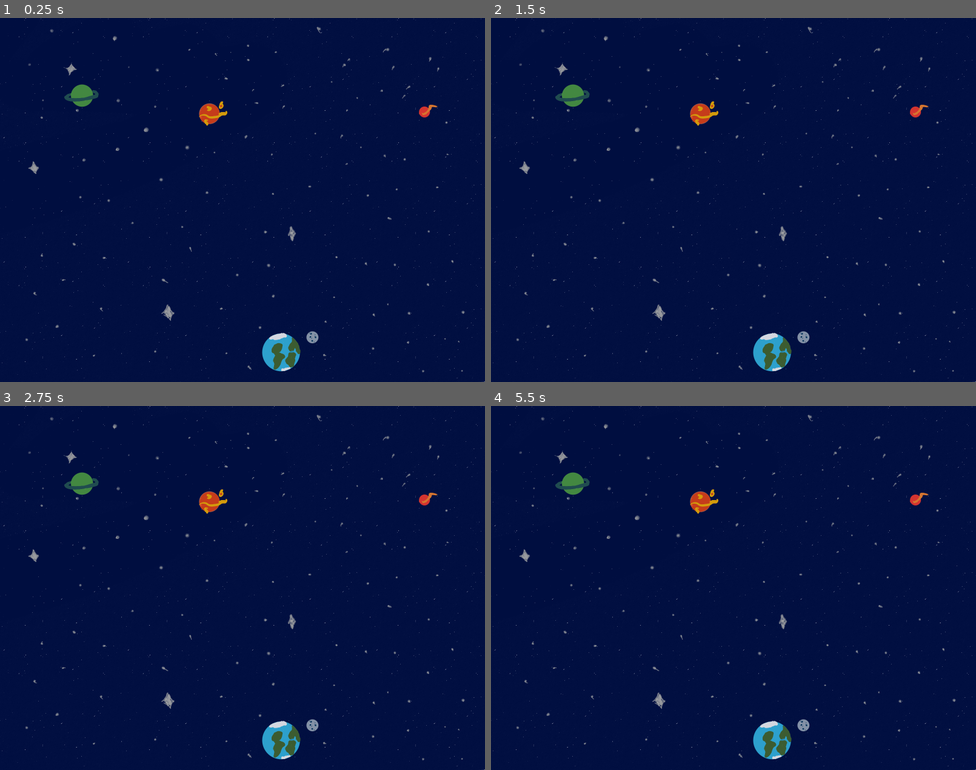
Above: before the commit, frames 1-4 (two rows, left to right).
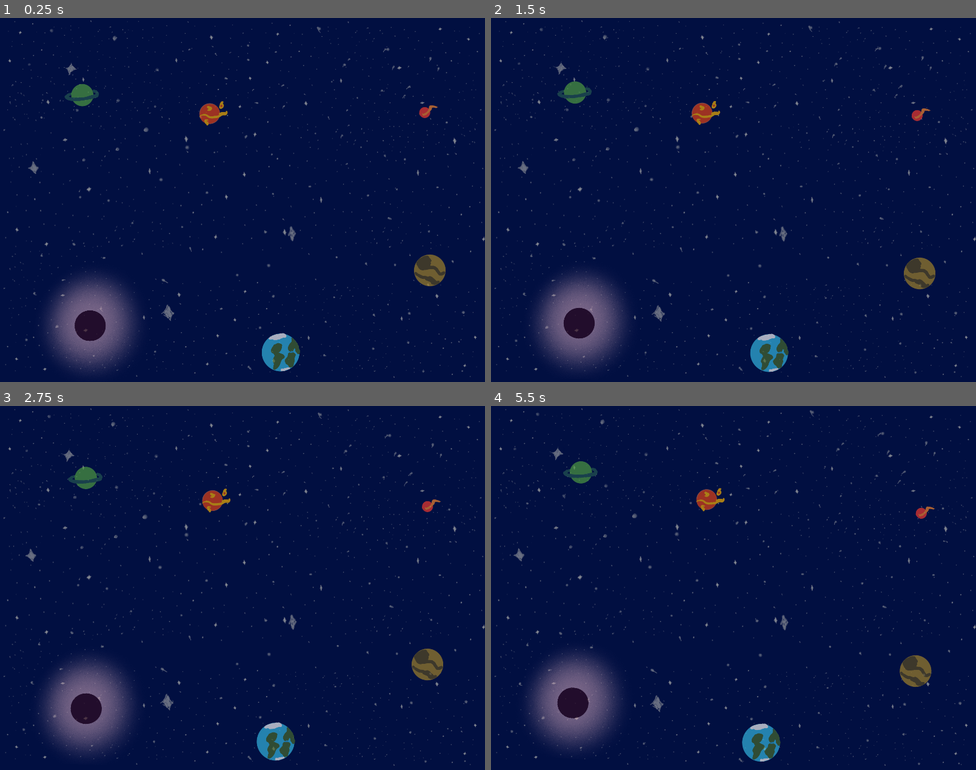
Above: after the commit, the same moments.

Repository: Goonie19/TherapySunProject
Game: Godot game, scene res://scenes/game_scene.tscn
Same seed, same stepped clock (60 frames per second), same inputs: the game is played once before the commit and once after it. This scene is started directly instead of the project's main scene.
Inputs:
- Up to frame 1 (0.25 s): no input
- Up to frame 2 (1.5 s): no input
- Up to frame 3 (2.75 s): no input
- Up to frame 4 (5.5 s): no input

The runs differ from the first frame. In frame 1, 6.3% of the frame differs, in the area x 0-100%, y 0-100%; in frame 2, 6.9%; in frame 3, 7.2%; in frame 4, 7.7%.

Commit message:
animated bg

Diff:
--- a/scenes/bg_scene.tscn
+++ b/scenes/bg_scene.tscn
@@ -1,9 +1,103 @@
-[gd_scene load_steps=2 format=3 uid="uid://8hdfssgd8ppm"]
+[gd_scene load_steps=10 format=3 uid="uid://8hdfssgd8ppm"]
 
 [ext_resource type="Texture2D" uid="uid://bpwy5tjjg0d7s" path="res://assets/Sun therapy bg.png" id="1_kj5pb"]
+[ext_resource type="Texture2D" uid="uid://c7iffw77o3pih" path="res://assets/Stars_moving.png" id="2_f10hc"]
+[ext_resource type="Texture2D" uid="uid://ds51nudkh14i" path="res://assets/Planets moving.png" id="3_ymcob"]
+
+[sub_resource type="Animation" id="Animation_ymcob"]
+resource_name = "Idle"
+length = 480.0
+loop_mode = 1
+tracks/0/type = "value"
+tracks/0/imported = false
+tracks/0/enabled = true
+tracks/0/path = NodePath("Moving Stars:scale")
+tracks/0/interp = 1
+tracks/0/loop_wrap = true
+tracks/0/keys = {
+"times": PackedFloat32Array(0, 20.3, 40, 60, 80, 100, 120, 140, 160, 180, 200, 220, 240, 260, 280, 300, 320, 340, 360, 380, 400, 420, 440, 460, 480),
+"transitions": PackedFloat32Array(1, 1, 1, 1, 1, 1, 1, 1, 1, 1, 1, 1, 1, 1, 1, 1, 1, 1, 1, 1, 1, 1, 1, 1, 1),
+"update": 0,
+"values": [Vector2(0.5, 0.5), Vector2(0.55, 0.55), Vector2(0.5, 0.5), Vector2(0.55, 0.55), Vector2(0.5, 0.5), Vector2(0.55, 0.55), Vector2(0.5, 0.5), Vector2(0.55, 0.55), Vector2(0.5, 0.5), Vector2(0.55, 0.55), Vector2(0.5, 0.5), Vector2(0.55, 0.55), Vector2(0.5, 0.5), Vector2(0.55, 0.55), Vector2(0.5, 0.5), Vector2(0.55, 0.55), Vector2(0.5, 0.5), Vector2(0.55, 0.55), Vector2(0.5, 0.5), Vector2(0.55, 0.55), Vector2(0.5, 0.5), Vector2(0.55, 0.55), Vector2(0.5, 0.5), Vector2(0.55, 0.55), Vector2(0.5, 0.5)]
+}
+tracks/1/type = "value"
+tracks/1/imported = false
+tracks/1/enabled = true
+tracks/1/path = NodePath("Planets:rotation")
+tracks/1/interp = 1
+tracks/1/loop_wrap = true
+tracks/1/keys = {
+"times": PackedFloat32Array(0, 480),
+"transitions": PackedFloat32Array(1, 1),
+"update": 0,
+"values": [0.0, 6.28319]
+}
+
+[sub_resource type="Animation" id="Animation_1qx0h"]
+length = 0.001
+tracks/0/type = "value"
+tracks/0/imported = false
+tracks/0/enabled = true
+tracks/0/path = NodePath("Moving Stars:scale")
+tracks/0/interp = 1
+tracks/0/loop_wrap = true
+tracks/0/keys = {
+"times": PackedFloat32Array(0),
+"transitions": PackedFloat32Array(1),
+"update": 0,
+"values": [Vector2(0.5, 0.5)]
+}
+tracks/1/type = "value"
+tracks/1/imported = false
+tracks/1/enabled = true
+tracks/1/path = NodePath("Planets:rotation")
+tracks/1/interp = 1
+tracks/1/loop_wrap = true
+tracks/1/keys = {
+"times": PackedFloat32Array(0),
+"transitions": PackedFloat32Array(1),
+"update": 0,
+"values": [0.0]
+}
+
+[sub_resource type="AnimationLibrary" id="AnimationLibrary_1qx0h"]
+_data = {
+&"Idle": SubResource("Animation_ymcob"),
+&"RESET": SubResource("Animation_1qx0h")
+}
+
+[sub_resource type="AnimationNodeAnimation" id="AnimationNodeAnimation_ymcob"]
+animation = &"Idle"
+
+[sub_resource type="AnimationNodeStateMachineTransition" id="AnimationNodeStateMachineTransition_1qx0h"]
+advance_mode = 2
+
+[sub_resource type="AnimationNodeStateMachine" id="AnimationNodeStateMachine_n2wej"]
+states/Idle/node = SubResource("AnimationNodeAnimation_ymcob")
+states/Idle/position = Vector2(308, 127)
+transitions = ["Start", "Idle", SubResource("AnimationNodeStateMachineTransition_1qx0h")]
 
 [node name="BgScene" type="Node2D"]
 
 [node name="SunTherapyBg" type="Sprite2D" parent="."]
 scale = Vector2(0.5, 0.5)
 texture = ExtResource("1_kj5pb")
+
+[node name="Moving Stars" type="Sprite2D" parent="."]
+modulate = Color(1, 1, 1, 0.685)
+scale = Vector2(0.5, 0.5)
+texture = ExtResource("2_f10hc")
+
+[node name="Planets" type="Sprite2D" parent="."]
+modulate = Color(1, 1, 1, 0.79)
+scale = Vector2(0.5, 0.5)
+texture = ExtResource("3_ymcob")
+
+[node name="AnimationPlayer" type="AnimationPlayer" parent="."]
+libraries = {
+&"": SubResource("AnimationLibrary_1qx0h")
+}
+
+[node name="AnimationTree" type="AnimationTree" parent="."]
+tree_root = SubResource("AnimationNodeStateMachine_n2wej")
+anim_player = NodePath("../AnimationPlayer")
Binary file added: assets/Planets moving.png
Not shown, added: assets/Planets moving.png.import
Binary file added: assets/Stars_moving.png
Not shown, added: assets/Stars_moving.png.import
Binary file changed: assets/Sun therapy bg.png
